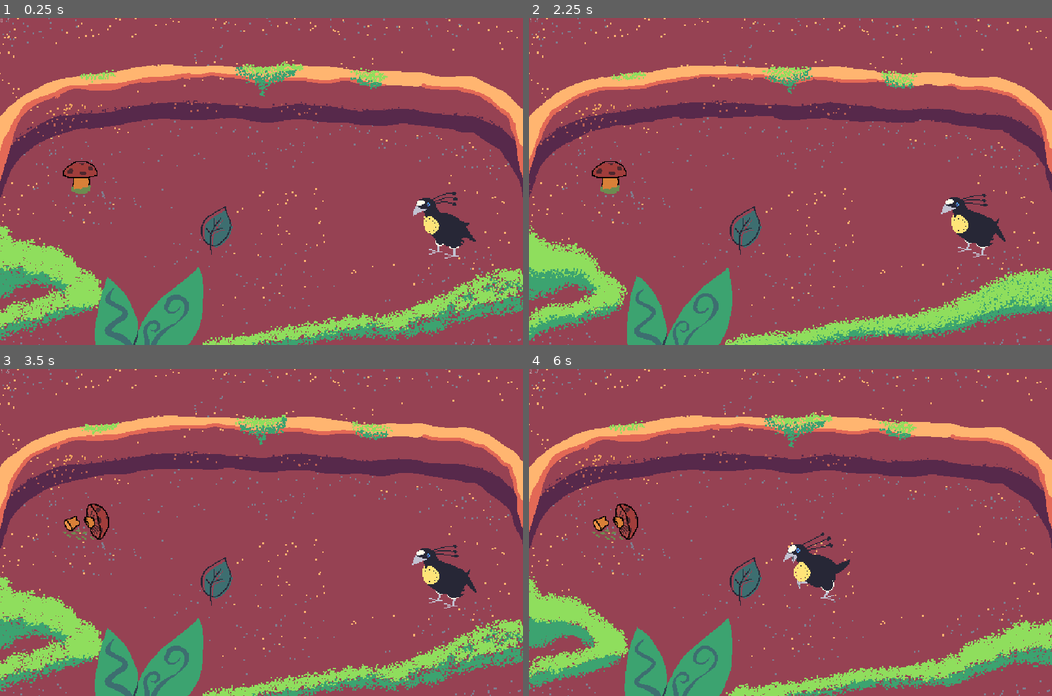
Above: before the commit, frames 1-4 (two rows, left to right).
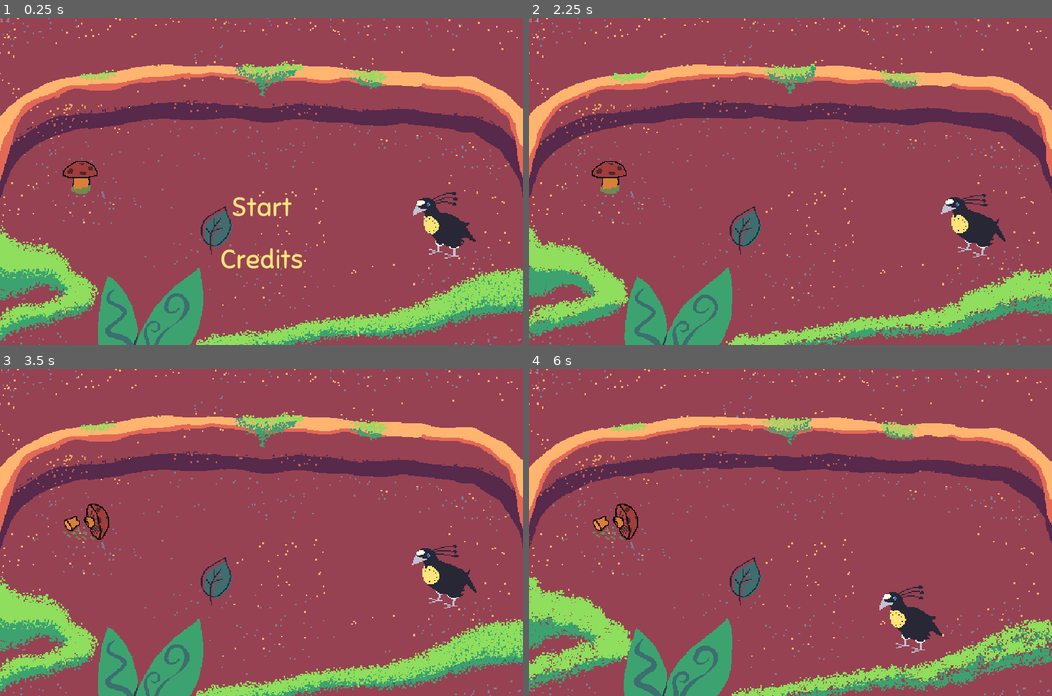
Above: after the commit, the same moments.

Repository: mapedorr/CapstoneGame
Game: Godot game, scene res://Limpiar/CleaningGame.tscn
Same seed, same stepped clock (60 frames per second), same inputs: the game is played once before the commit and once after it. Sound files missing from this copy of the repository are replaced by a short silence.
Inputs (mouse positions are in pixels of both pictures, inside the frame that each line leads up to):
- Up to frame 1 (0.25 s): no input
- Up to frame 2 (2.25 s): click (790, 259) at 0.5 s, where only the run after the commit has a clickable "Credits"; click (790, 207) at 1.25 s, where only the run after the commit has a clickable "Start"; drag from (743, 230) to (612, 174) at 2.02 s
- Up to frame 3 (3.5 s): drag from (83, 525) to (214, 581) at 2.77 s
- Up to frame 4 (6 s): move the mouse to (842, 460) at 3.52 s; click (842, 460) at 3.67 s; drag from (764, 597) to (633, 483) at 4.27 s; move the mouse to (947, 581) at 5.02 s; click (947, 581) at 5.17 s; drag from (633, 483) to (743, 581) at 5.77 s

The runs differ from the first frame. In frame 1, 4.5% of the frame differs, in the area x 0-100%, y 0-100%; in frame 2, 4.5%; in frame 3, 5.7%; in frame 4, 7.8%.

Commit message:
Working on start screen and credits screen

Diff:
--- a/Limpiar/CleaningGame.tscn
+++ b/Limpiar/CleaningGame.tscn
@@ -346,6 +346,8 @@
 [node name="UI" parent="." instance=ExtResource( 18 )]
 
 [node name="SpawnArea" type="StaticBody2D" parent="."]
+editor/display_folded = true
+visible = false
 position = Vector2( 636.259, 404.603 )
 __meta__ = {
 "_edit_group_": true
--- a/Limpiar/Limpiar.gd
+++ b/Limpiar/Limpiar.gd
@@ -4,11 +4,13 @@
 export(PackedScene) var stick
 export(PackedScene) var flower
 export(PackedScene) var mushroom
+
 onready var dirt_on_ground = $LeafContainer.get_children().size()
 onready var min_x = int ($SpawnArea.position.x - $SpawnArea/CollisionShape2D.shape.extents.x)
 onready var max_x = int($SpawnArea/CollisionShape2D.shape.extents.x*2)
 onready var min_y = int ($SpawnArea.position.y - $SpawnArea/CollisionShape2D.shape.extents.y)
 onready var max_y = int($SpawnArea/CollisionShape2D.shape.extents.y*2)
+
 var clean = false
 var timer_on = false
 var countdown_on = false
@@ -31,8 +33,10 @@
 	$MasterTimer.connect("timeout", self, "_on_master_timer_timeout")
 	$MusicManager.connect("music_started", self, "_on_music_started")
 	$Bird4/DancingBird.connect("tutorial_explained", self, "_on_tutorial_explained")
-	# Setup GUI
-	$Debug/CleanTime.set_text("00:00")
+	$UI.connect("start_game", self, "start_game")
+	# Start animations
+	$FondoL1/AnimationPlayer.play("Idle")
+	$PrimerPlano/AnimationPlayer.play("Idle")
 
 func _on_master_timer_timeout():
 	if clean:
@@ -43,8 +47,6 @@
 			mins += 1
 			if mins > 59:
 				mins = 0
-		# TODO: update the UI
-		$Debug/CleanTime.set_text("%02d:%02d" % [mins, secs])
 
 		if secs == 10:
 			$MasterTimer.stop()
@@ -135,7 +137,6 @@
 	clean_countdown = 0
 	countdown_on = false
 	$MasterTimer.stop()
-	$Debug/CleanTime.set_text("00:00")
 	# Update the UI
 	$UI.hide_cleanliness_check()
 
@@ -167,8 +168,6 @@
 	$SFX_Whoosh.play()
 
 func _on_music_started():
-	$FondoL1/AnimationPlayer.play("Idle")
-	$PrimerPlano/AnimationPlayer.play("Idle")
 	$MusicManager/Metronome/Timer.connect(
 		"timeout",
 		$Bird4/DancingBird,
@@ -177,7 +176,6 @@
 	for leaf in $LeafContainer.get_children():
 		$MusicManager/Metronome/Timer.connect("timeout", leaf, "move")
 		leaf.connect("swipe_object_deleted", self, "check_dirt")
-#		leaf.in_game = true
 
 func _on_tutorial_explained(index):
 	if index == 1:
@@ -189,3 +187,6 @@
 	else:
 		dirt_on_ground = 1
 		check_dirt()
+
+func start_game():
+	$MusicManager.start_metronome()
--- a/Limpiar/MusicManager.gd
+++ b/Limpiar/MusicManager.gd
@@ -15,7 +15,7 @@
 
 # Called when the node enters the scene tree for the first time.
 func _ready():
-	$Metronome.start_metronome()
+	pass
 
 func _process(delta):
 	if isPlaying == false:
@@ -87,9 +87,6 @@
 		for birds in $Birds.get_children():
 			birds.stop()
 
-
-
-
 func fade_in(music_to_fade, fadein_duration):
 	tween_out.interpolate_property(music_to_fade, "volume_db", music_to_fade.volume_db, 0, fadein_duration, transition_type, Tween.EASE_OUT, 1)
 	tween_out.start()
@@ -98,3 +95,6 @@
 	fadingout = true
 	tween_out.interpolate_property(music_to_fade, "volume_db", music_to_fade.volume_db, -80, fadeout_duration, transition_type, Tween.EASE_OUT, 1)
 	tween_out.start()
+
+func start_metronome():
+	$Metronome.start_metronome()
--- a/ui/UI.gd
+++ b/ui/UI.gd
@@ -1,10 +1,14 @@
 extends CanvasLayer
+
+signal start_game
 
 onready var cleanliness_visible = false
 var hearts = 3
 
 func _ready():
 	$CleanlinessCheck.hide()
+	# Connect signals
+	$StartScreen/Start.connect("pressed", self, "_on_start_pressed")
 
 func show_cleanliness_check(frame = 0):
 	$CleanlinessCheck/Bird.change_frame(frame)
@@ -36,3 +40,8 @@
 		$CleanlinessCheck.propagate_call("stop_animation")
 		cleanliness_visible = false
 		$CleanlinessCheck.hide()
+
+func _on_start_pressed():
+	# TODO: start the animation that hides the Start Screen elements
+	$StartScreen.hide()
+	emit_signal("start_game")
--- a/ui/UI.tscn
+++ b/ui/UI.tscn
@@ -224,6 +224,12 @@
 [sub_resource type="AtlasTexture" id=12]
 atlas = ExtResource( 8 )
 region = Rect2( 0, 0, 184, 160 )
+
+[sub_resource type="DynamicFont" id=13]
+size = 64
+extra_spacing_top = -4
+extra_spacing_bottom = -4
+font_data = ExtResource( 2 )
 
 [node name="UI" type="CanvasLayer"]
 script = ExtResource( 1 )
@@ -247,6 +253,7 @@
 anims/ShowCleanlinessCheck = SubResource( 2 )
 
 [node name="CleanlinessCheck" type="Control" parent="."]
+editor/display_folded = true
 anchor_right = 1.0
 anchor_bottom = 1.0
 mouse_filter = 2
@@ -274,7 +281,7 @@
 margin_top = 710.0
 margin_right = 1083.0
 margin_bottom = 772.0
-rect_scale = Vector2( 3.68755e-05, 3.68755e-05 )
+rect_scale = Vector2( 3.68755e-005, 3.68755e-005 )
 rect_pivot_offset = Vector2( 31, 31 )
 mouse_filter = 2
 texture = SubResource( 5 )
@@ -290,7 +297,7 @@
 margin_top = 646.0
 margin_right = 1118.0
 margin_bottom = 707.0
-rect_scale = Vector2( 3.68719e-05, 3.68719e-05 )
+rect_scale = Vector2( 3.68719e-005, 3.68719e-005 )
 rect_pivot_offset = Vector2( 39, 30 )
 mouse_filter = 2
 texture = SubResource( 8 )
@@ -306,7 +313,7 @@
 margin_top = 584.0
 margin_right = 1076.0
 margin_bottom = 645.0
-rect_scale = Vector2( 2.95754e-05, 2.95754e-05 )
+rect_scale = Vector2( 2.95754e-005, 2.95754e-005 )
 rect_pivot_offset = Vector2( 38, 30 )
 mouse_filter = 2
 texture = SubResource( 10 )
@@ -317,7 +324,7 @@
 anims/Idle = SubResource( 11 )
 
 [node name="Bird" type="TextureRect" parent="CleanlinessCheck"]
-self_modulate = Color( 1, 1, 1, 1.29795e-05 )
+self_modulate = Color( 1, 1, 1, 1.29795e-005 )
 anchor_left = 1.0
 anchor_top = 1.0
 anchor_right = 1.0
@@ -348,3 +355,54 @@
 [node name="Heart3" type="AudioStreamPlayer" parent="."]
 stream = ExtResource( 13 )
 volume_db = -3.0
+
+[node name="StartScreen" type="Control" parent="."]
+editor/display_folded = true
+anchor_right = 1.0
+anchor_bottom = 1.0
+
+[node name="GameName" type="TextureRect" parent="StartScreen"]
+anchor_left = 0.5
+anchor_top = 0.5
+anchor_right = 0.5
+anchor_bottom = 0.5
+margin_left = -20.0
+margin_top = -148.0
+margin_right = 20.0
+margin_bottom = -108.0
+
+[node name="Start" type="Button" parent="StartScreen"]
+anchor_left = 0.5
+anchor_top = 0.5
+anchor_right = 0.5
+anchor_bottom = 0.5
+margin_left = -80.0
+margin_top = 24.0
+margin_right = 80.0
+margin_bottom = 103.0
+mouse_default_cursor_shape = 2
+custom_fonts/font = SubResource( 13 )
+custom_colors/font_color = Color( 1, 0.894118, 0.470588, 1 )
+custom_colors/font_color_hover = Color( 0.4, 1, 0.890196, 1 )
+text = "Start"
+flat = true
+
+[node name="Credits" type="Button" parent="StartScreen"]
+anchor_left = 0.5
+anchor_top = 0.5
+anchor_right = 0.5
+anchor_bottom = 0.5
+margin_left = -106.0
+margin_top = 152.0
+margin_right = 106.0
+margin_bottom = 231.0
+mouse_default_cursor_shape = 2
+custom_fonts/font = SubResource( 13 )
+custom_colors/font_color = Color( 1, 0.894118, 0.470588, 1 )
+custom_colors/font_color_hover = Color( 0.4, 1, 0.890196, 1 )
+text = "Credits"
+flat = true
+
+[node name="CreditsScreen" type="Control" parent="."]
+margin_right = 40.0
+margin_bottom = 40.0
